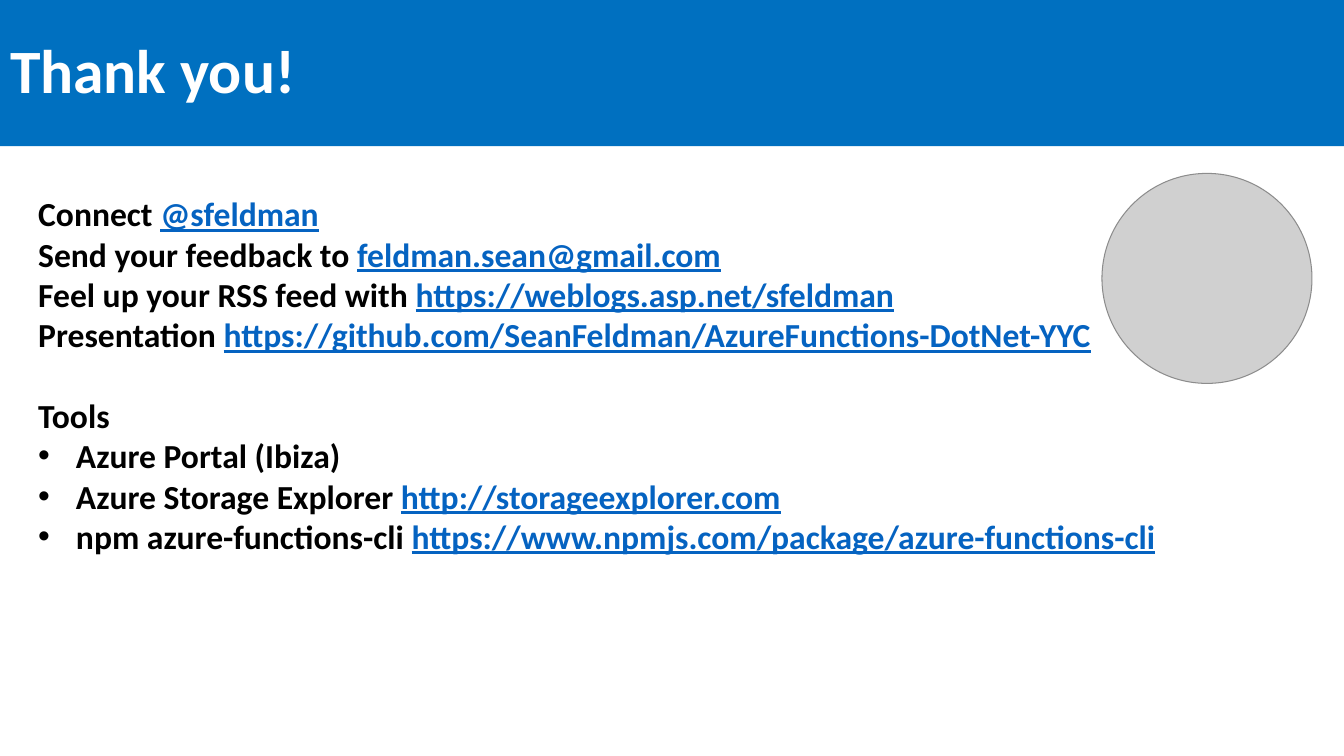
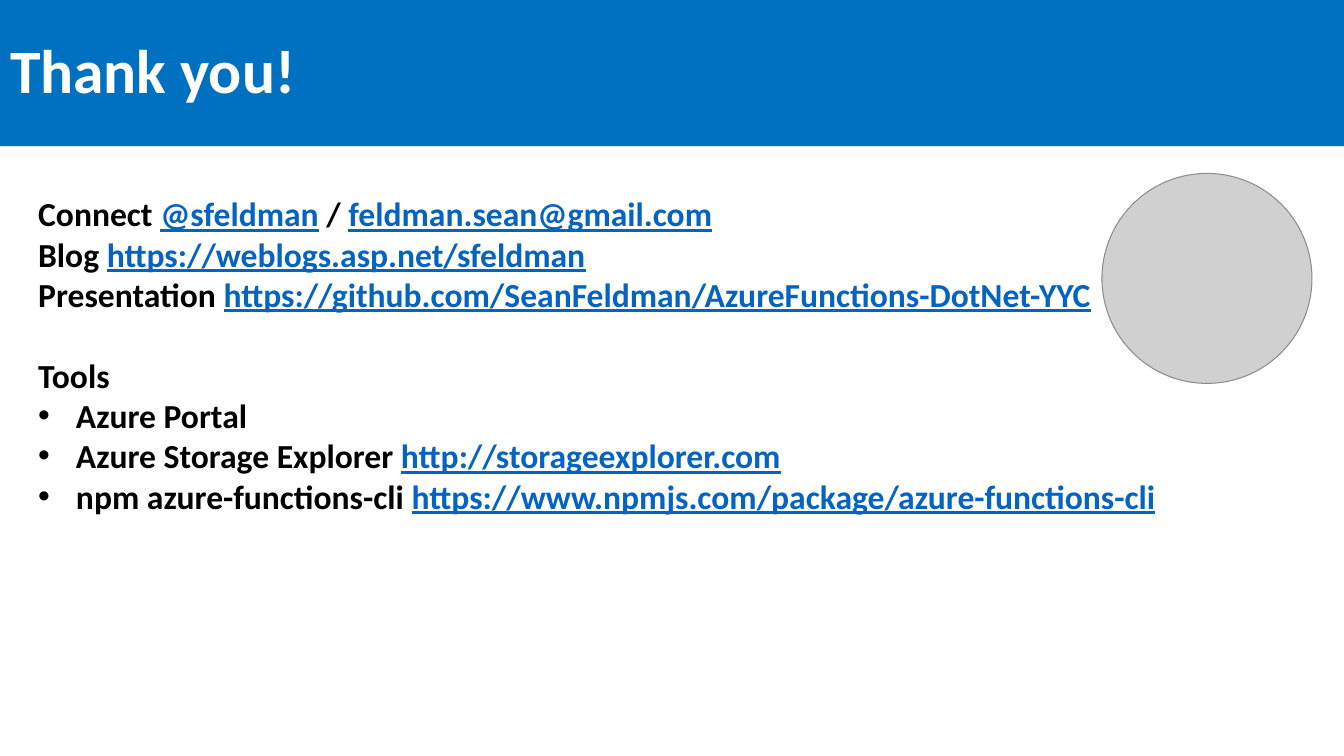
Before and after one commit to SeanFeldman/AzureFunctions-DotNet-YYC, a slide deck: slide 19 of AzureFunctions.pptx. Drawn at 1344x756 pixels with LibreOffice and Linux fonts; fonts in the diff are those of the drawing; grey boxes stand for pictures. Boxes give left, top, right and bottom in pixels: in the first picture for what was removed or moved away, otherwise in the second. Text is boxed around its words. In the diff, an @@ line names an element or a change of style, - is before the commit and + after.

Commit message:
Connect info update

```diff
--- a/AzureFunctions.pptx
+++ b/AzureFunctions.pptx
@@ text at <box>38,202,712,273</box>: text changed @@
-Connect @sfeldman
-Send your feedback to feldman.sean@gmail.com
-Feel up your RSS feed with https://weblogs.asp.net/sfeldman
+Connect @sfeldman / feldman.sean@gmail.com
+Blog https://weblogs.asp.net/sfeldman
@@ text at <box>76,404,247,429</box>: text changed @@
-• Azure Portal (Ibiza)
+• Azure Portal
```
Also in this commit, not shown: 5 other slides changed.
